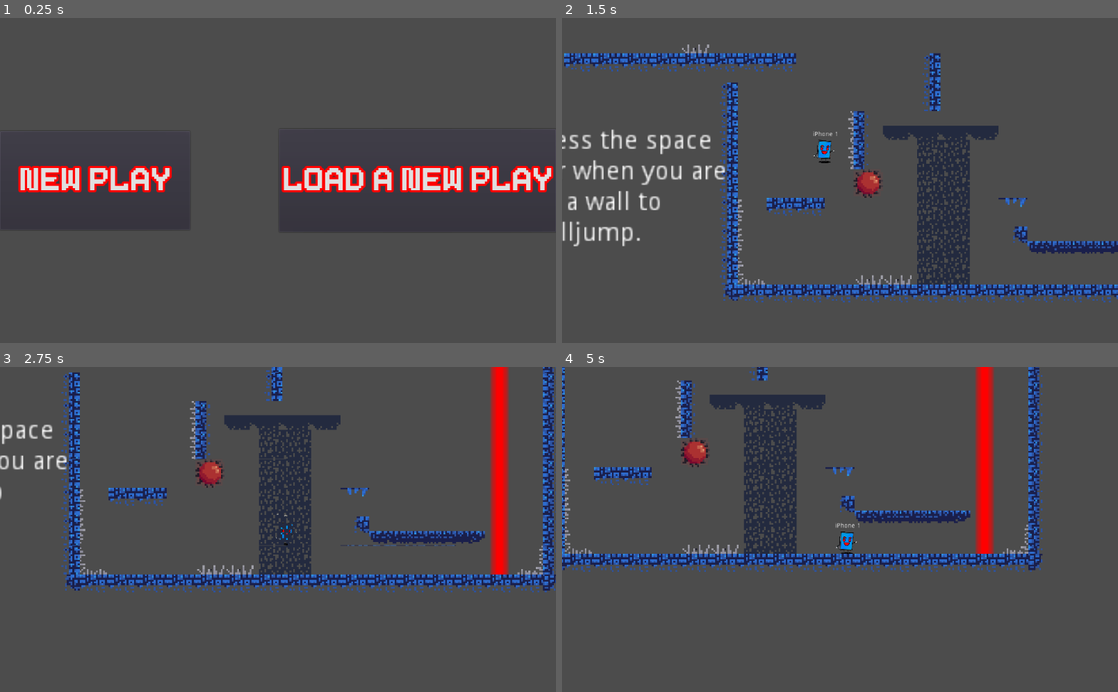
Above: before the commit, frames 1-4 (two rows, left to right).
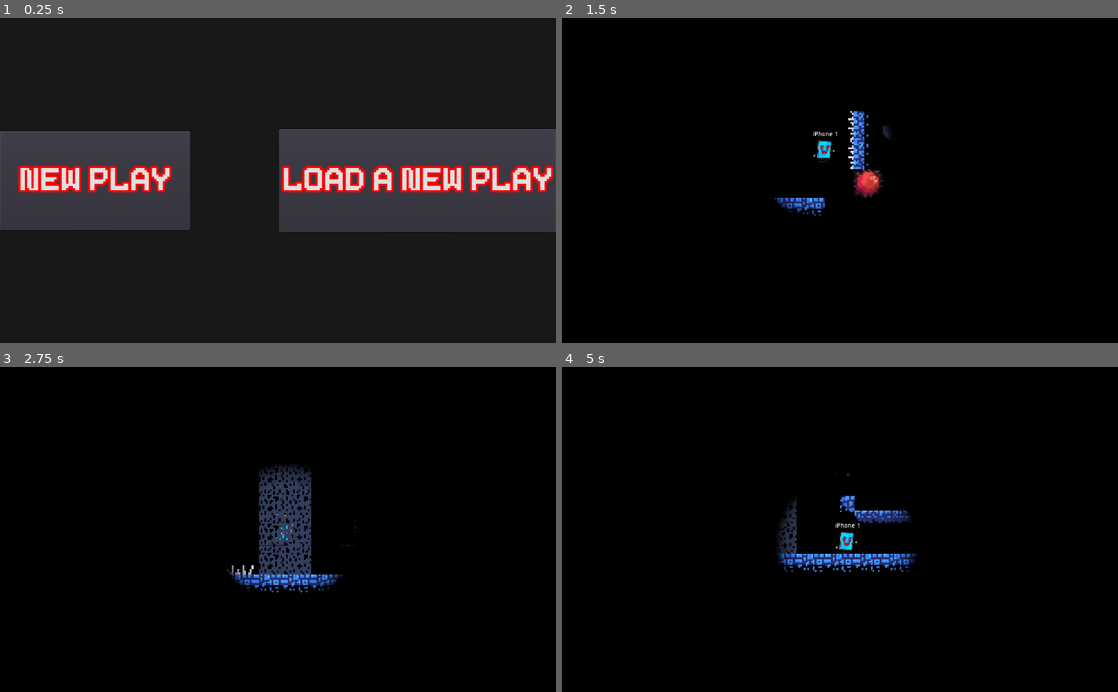
Above: after the commit, the same moments.

Repository: Mercifle/iPhone-to-the-rescue-
Game: Godot game, scene res://Scenes/iPad needs your help!.tscn
Same seed, same stepped clock (60 frames per second), same inputs: the game is played once before the commit and once after it.
Inputs:
- Up to frame 1 (0.25 s): no input
- Up to frame 2 (1.5 s): click "New Play" at 0.5 s; tap Space (action_jump) at 1.25 s; hold Right (action_WALK_right) from 1.28 s (still down); tap Shift (action_RUN_toggle) at 1.35 s
- Up to frame 3 (2.75 s): keep holding Right (action_WALK_right); tap Space (action_jump) at 1.52, 2, 2.27 s; tap Tab (action_boost) at 2.1 s
- Up to frame 4 (5 s): tap Space (action_jump) at 2.75, 3.5, 3.77, 4.25, 4.52 s; release Right (action_WALK_right) at 2.78 s; hold Left (action_WALK_left) 2.78-3.53 s; tap Shift (action_RUN_toggle) at 2.85, 4.35 s; hold Right (action_WALK_right) from 3.53 s (still down); tap Tab (action_boost) at 3.6 s

The runs differ from the first frame. In frame 1, 74% of the frame differs, in the area x 0-100%, y 0-100%; in frame 2, 100%; in frame 3, 99%; in frame 4, 99%.

Commit message:
Added flashlight feature
Make level dark by default and allow the player to illuminate the level by reaching level 3.

Diff:
--- a/Scenes/The game.tscn
+++ b/Scenes/The game.tscn
@@ -20,6 +20,8 @@
 [ext_resource path="res://Sprites/AmbulanceWEEWOOWEEWOOWEEWOO.png" type="Texture" id=18]
 [ext_resource path="res://Script/PausePanel.gd" type="Script" id=19]
 [ext_resource path="res://Script/PICK THAT UP JOHNNY.gd" type="Script" id=20]
+[ext_resource path="res://Sprites/LightMask.png" type="Texture" id=21]
+[ext_resource path="res://Sprites/Space.png" type="Texture" id=22]
 
 [sub_resource type="RectangleShape2D" id=1]
 extents = Vector2( 14.5616, 23.1858 )
@@ -1607,6 +1609,11 @@
 scale = Vector2( 0.4, 0.4 )
 texture = ExtResource( 18 )
 
+[node name="BasicLight" type="Light2D" parent="iPhone"]
+scale = Vector2( 5, 5 )
+texture = ExtResource( 21 )
+energy = 1.2
+
 [node name="TileMap" type="TileMap" parent="."]
 tile_set = SubResource( 32 )
 cell_size = Vector2( 16, 16 )
@@ -1678,5 +1685,20 @@
 volume_db = -20.0
 autoplay = true
 
+[node name="CanvasModulate" type="CanvasModulate" parent="."]
+color = Color( 0, 0, 0, 1 )
+
+[node name="ParallaxBackground" type="ParallaxBackground" parent="."]
+
+[node name="ParallaxLayer" type="ParallaxLayer" parent="ParallaxBackground"]
+motion_scale = Vector2( 0, 0 )
+
+[node name="Sprite" type="Sprite" parent="ParallaxBackground/ParallaxLayer"]
+scale = Vector2( 0.185, 0.185 )
+texture = ExtResource( 22 )
+
+[node name="CanvasModulate" type="CanvasModulate" parent="ParallaxBackground/ParallaxLayer"]
+color = Color( 0, 0, 0, 1 )
+
 [connection signal="died" from="iPhone" to="iPhone/CameraFollow/Camera2D/CanvasLayer/Control/PopupMenu" method="_on_iPhone_died"]
 [connection signal="timeout" from="iPhone/CameraFollow/Camera2D/CanvasLayer/Acheivement Panel/Timer" to="iPhone/CameraFollow/Camera2D/CanvasLayer/Acheivement Panel" method="_on_Timer_timeout"]
--- a/Script/iPhone.gd
+++ b/Script/iPhone.gd
@@ -99,6 +99,11 @@
 
 		if Upgrades == 1:
 			message += "Press the [SHIFT] key to run"
+		elif Upgrades == 3:
+			message += "There is no need to worry about the darkness anymore. You have flashlight mode turned on automatically!"
+			$BasicLight.visible = false
+			get_tree().root.get_node("Node2D").get_node("CanvasModulate").visible = false
+			get_tree().root.get_node("Node2D").get_node("ParallaxBackground/ParallaxLayer/CanvasModulate").visible = false
 		elif Upgrades == 6:
 			message += "You can now boost by pressing the [TAB] key"
 
--- a/project.godot
+++ b/project.godot
@@ -22,6 +22,11 @@
 [debug]
 
 shapes/navigation/geometry_color=Color( 1, 0, 0, 0.4 )
+
+[display]
+
+window/stretch/mode="viewport"
+window/stretch/aspect="keep_width"
 
 [input]
 
@@ -60,7 +65,7 @@
 "events": [ Object(InputEventKey,"resource_local_to_scene":false,"resource_name":"","device":0,"alt":false,"shift":true,"control":false,"meta":false,"command":false,"pressed":false,"scancode":80,"unicode":0,"echo":false,"script":null)
  ]
 }
-action_pickup={
+Flashing_Light={
 "deadzone": 0.5,
 "events": [ Object(InputEventKey,"resource_local_to_scene":false,"resource_name":"","device":0,"alt":false,"shift":false,"control":false,"meta":false,"command":false,"pressed":false,"scancode":16777221,"unicode":0,"echo":false,"script":null)
  ]
@@ -72,4 +77,5 @@
 
 [rendering]
 
+environment/default_clear_color=Color( 0.0980392, 0.0980392, 0.0980392, 1 )
 environment/default_environment="res://default_env.tres"
Not shown: 1 places in Scenes/The game.tscn that only renumber resources
Binary file added: Sprites/ComplexLightMask.png
Not shown, added: Sprites/ComplexLightMask.png.import
Binary file added: Sprites/LightMask.png
Not shown, added: Sprites/LightMask.png.import
Binary file added: Sprites/SimpleLightMask.png
Not shown, added: Sprites/SimpleLightMask.png.import
Binary file added: Sprites/Space.png
Not shown, added: Sprites/Space.png.import
